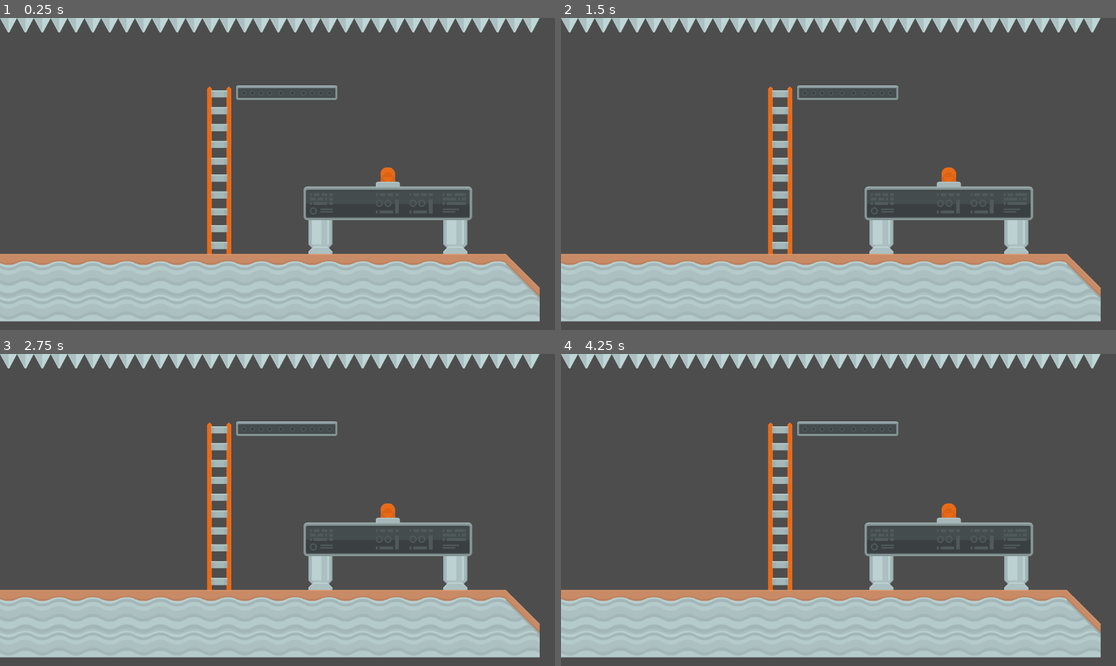
Above: before the commit, frames 1-4 (two rows, left to right).
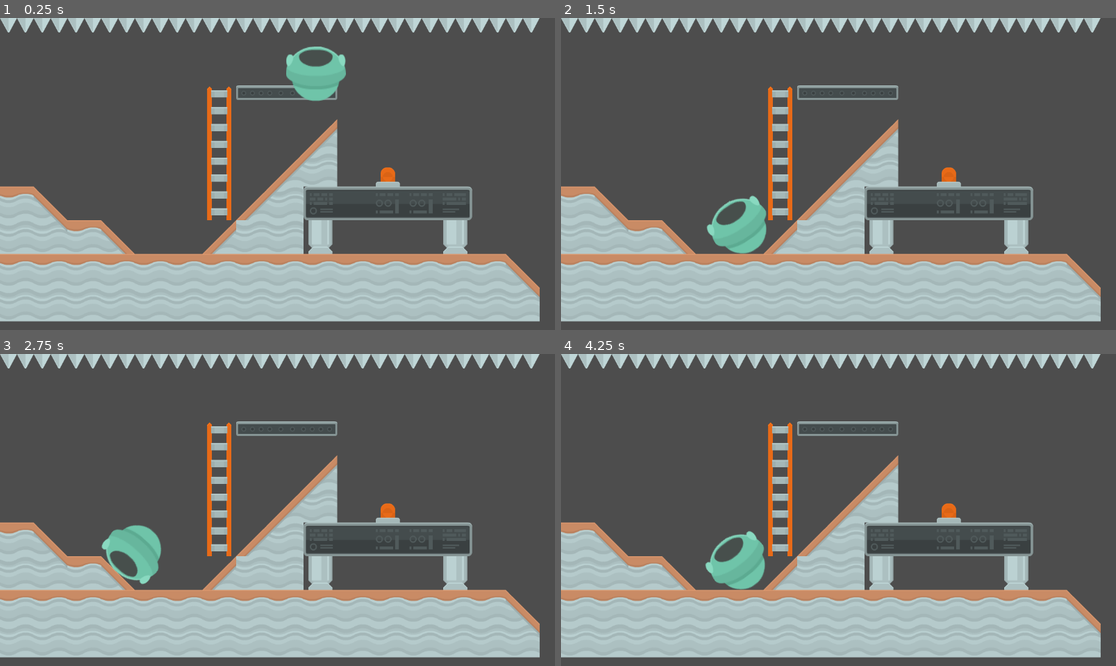
Above: after the commit, the same moments.

Repository: Ruteski/industrial-platformer
Game: Godot game, scene res://world.tscn
The game is run twice, just before and just after one commit, with the same random seed, the same clock (stepped at 60 frames per second) and the same inputs.
Inputs:
- Up to frame 1 (0.25 s): no input
- Up to frame 2 (1.5 s): no input
- Up to frame 3 (2.75 s): no input
- Up to frame 4 (4.25 s): no input

The runs differ from the first frame. In frame 1, 8.7% of the frame differs, in the area x 0-63%, y 9-76%; in frame 2, 8.7%, in the area x 0-61%, y 32-76%; in frame 3, 8.7%; in frame 4, 8.7%.

Commit message:
adicionando colisao ao tilemap

Diff:
--- a/tileset.tres
+++ b/tileset.tres
@@ -6,118 +6,379 @@
 texture = ExtResource("1_2y8wr")
 texture_region_size = Vector2i(70, 70)
 0:0/0 = 0
+0:0/0/physics_layer_0/linear_velocity = Vector2(0, 0)
+0:0/0/physics_layer_0/angular_velocity = 0.0
+0:0/0/physics_layer_0/polygon_0/points = PackedVector2Array(-35, -35, 35, -35, 35, 35, -35, 35)
 1:0/0 = 0
+1:0/0/physics_layer_0/linear_velocity = Vector2(0, 0)
+1:0/0/physics_layer_0/angular_velocity = 0.0
+1:0/0/physics_layer_0/polygon_0/points = PackedVector2Array(-35, -35, 35, -35, 35, 35, -35, 35)
 2:0/0 = 0
+2:0/0/physics_layer_0/linear_velocity = Vector2(0, 0)
+2:0/0/physics_layer_0/angular_velocity = 0.0
+2:0/0/physics_layer_0/polygon_0/points = PackedVector2Array(-35, -35, 35, -35, 35, 35, -35, 35)
 3:0/0 = 0
+3:0/0/physics_layer_0/linear_velocity = Vector2(0, 0)
+3:0/0/physics_layer_0/angular_velocity = 0.0
+3:0/0/physics_layer_0/polygon_0/points = PackedVector2Array(-35, -35, 35, -35, 35, 35, -35, 35)
 4:0/0 = 0
+4:0/0/physics_layer_0/linear_velocity = Vector2(0, 0)
+4:0/0/physics_layer_0/angular_velocity = 0.0
+4:0/0/physics_layer_0/polygon_0/points = PackedVector2Array(-35, -35, 35, -35, 35, 35, -35, 35)
 5:0/0 = 0
+5:0/0/physics_layer_0/linear_velocity = Vector2(0, 0)
+5:0/0/physics_layer_0/angular_velocity = 0.0
+5:0/0/physics_layer_0/polygon_0/points = PackedVector2Array(-35, -35, -35, 35, 35, 35)
 6:0/0 = 0
+6:0/0/physics_layer_0/linear_velocity = Vector2(0, 0)
+6:0/0/physics_layer_0/angular_velocity = 0.0
+6:0/0/physics_layer_0/polygon_0/points = PackedVector2Array(35, -35, 35, 35, -35, 35)
 7:0/0 = 0
+7:0/0/physics_layer_0/linear_velocity = Vector2(0, 0)
+7:0/0/physics_layer_0/angular_velocity = 0.0
+7:0/0/physics_layer_0/polygon_0/points = PackedVector2Array(-35, -1, -35, -27.5, -29, -35, 26.5, -35, 35, -29.5, 35, -2.5, 28.5, 4, -29.5, 4)
 8:0/0 = 0
+8:0/0/physics_layer_0/linear_velocity = Vector2(0, 0)
+8:0/0/physics_layer_0/angular_velocity = 0.0
+8:0/0/physics_layer_0/polygon_0/points = PackedVector2Array(-35, -1, -35, -27.5, -29, -35, 26.5, -35, 35, -29.5, 35, -2.5, 28.5, 4, -29.5, 4)
 9:0/0 = 0
+9:0/0/physics_layer_0/linear_velocity = Vector2(0, 0)
+9:0/0/physics_layer_0/angular_velocity = 0.0
 10:0/0 = 0
+10:0/0/physics_layer_0/linear_velocity = Vector2(0, 0)
+10:0/0/physics_layer_0/angular_velocity = 0.0
 11:0/0 = 0
+11:0/0/physics_layer_0/linear_velocity = Vector2(0, 0)
+11:0/0/physics_layer_0/angular_velocity = 0.0
 12:0/0 = 0
+12:0/0/physics_layer_0/linear_velocity = Vector2(0, 0)
+12:0/0/physics_layer_0/angular_velocity = 0.0
 13:0/0 = 0
+13:0/0/physics_layer_0/linear_velocity = Vector2(0, 0)
+13:0/0/physics_layer_0/angular_velocity = 0.0
 0:1/0 = 0
+0:1/0/physics_layer_0/linear_velocity = Vector2(0, 0)
+0:1/0/physics_layer_0/angular_velocity = 0.0
+0:1/0/physics_layer_0/polygon_0/points = PackedVector2Array(35, -35, 35, 35, -35, -11.5, -35, -29.5, -27, -35)
 1:1/0 = 0
+1:1/0/physics_layer_0/linear_velocity = Vector2(0, 0)
+1:1/0/physics_layer_0/angular_velocity = 0.0
+1:1/0/physics_layer_0/polygon_0/points = PackedVector2Array(-35, -35, -35, 35, 35, -12, 35, -29, 26.5, -35)
 2:1/0 = 0
+2:1/0/physics_layer_0/linear_velocity = Vector2(0, 0)
+2:1/0/physics_layer_0/angular_velocity = 0.0
+2:1/0/physics_layer_0/polygon_0/points = PackedVector2Array(-35, -35, 35, -35, 35, 35, 13.5, 30.5, -2, 27.5, -19.5, 20.5, -29, 6, -35, -8)
 3:1/0 = 0
+3:1/0/physics_layer_0/linear_velocity = Vector2(0, 0)
+3:1/0/physics_layer_0/angular_velocity = 0.0
+3:1/0/physics_layer_0/polygon_0/points = PackedVector2Array(-35, -35, 35, -35, 35, -12, 30.5, 5, 24.5, 14.5, 11.5, 25.5, -13, 31, -35, 35)
 4:1/0 = 0
+4:1/0/physics_layer_0/linear_velocity = Vector2(0, 0)
+4:1/0/physics_layer_0/angular_velocity = 0.0
+4:1/0/physics_layer_0/polygon_0/points = PackedVector2Array(-35, -35, 35, -35, 35, 35, -35, 35)
 5:1/0 = 0
+5:1/0/physics_layer_0/linear_velocity = Vector2(0, 0)
+5:1/0/physics_layer_0/angular_velocity = 0.0
+5:1/0/physics_layer_0/polygon_0/points = PackedVector2Array(-35, -35, 35, -35, 35, 35, -35, 35)
 6:1/0 = 0
+6:1/0/physics_layer_0/linear_velocity = Vector2(0, 0)
+6:1/0/physics_layer_0/angular_velocity = 0.0
+6:1/0/physics_layer_0/polygon_0/points = PackedVector2Array(-35, -35, 35, -35, 35, 35, -35, 35)
 7:1/0 = 0
+7:1/0/physics_layer_0/linear_velocity = Vector2(0, 0)
+7:1/0/physics_layer_0/angular_velocity = 0.0
+7:1/0/physics_layer_0/polygon_0/points = PackedVector2Array(-35, -1, -35, -27.5, -29, -35, 26.5, -35, 35, -29.5, 35, -2.5, 28.5, 4, -29.5, 4)
 8:1/0 = 0
+8:1/0/physics_layer_0/linear_velocity = Vector2(0, 0)
+8:1/0/physics_layer_0/angular_velocity = 0.0
+8:1/0/physics_layer_0/polygon_0/points = PackedVector2Array(-35, -1, -35, -27.5, -29, -35, 26.5, -35, 35, -29.5, 35, -2.5, 28.5, 4, -29.5, 4)
 9:1/0 = 0
+9:1/0/physics_layer_0/linear_velocity = Vector2(0, 0)
+9:1/0/physics_layer_0/angular_velocity = 0.0
 10:1/0 = 0
+10:1/0/physics_layer_0/linear_velocity = Vector2(0, 0)
+10:1/0/physics_layer_0/angular_velocity = 0.0
 11:1/0 = 0
+11:1/0/physics_layer_0/linear_velocity = Vector2(0, 0)
+11:1/0/physics_layer_0/angular_velocity = 0.0
 12:1/0 = 0
+12:1/0/physics_layer_0/linear_velocity = Vector2(0, 0)
+12:1/0/physics_layer_0/angular_velocity = 0.0
 13:1/0 = 0
+13:1/0/physics_layer_0/linear_velocity = Vector2(0, 0)
+13:1/0/physics_layer_0/angular_velocity = 0.0
 0:2/0 = 0
+0:2/0/physics_layer_0/linear_velocity = Vector2(0, 0)
+0:2/0/physics_layer_0/angular_velocity = 0.0
+0:2/0/physics_layer_0/polygon_0/points = PackedVector2Array(-35, -24.5, -25.75, -35, 26.25, -35, 35, -26, 35, 24, 27.75, 35, -27.25, 35, -35, 23.5)
 1:2/0 = 0
+1:2/0/physics_layer_0/linear_velocity = Vector2(0, 0)
+1:2/0/physics_layer_0/angular_velocity = 0.0
+1:2/0/physics_layer_0/polygon_0/points = PackedVector2Array(-35, -24.5, -25.75, -35, 26.25, -35, 35, -26, 35, 24, 27.75, 35, -27.25, 35, -35, 23.5)
 2:2/0 = 0
+2:2/0/physics_layer_0/linear_velocity = Vector2(0, 0)
+2:2/0/physics_layer_0/angular_velocity = 0.0
 3:2/0 = 0
+3:2/0/physics_layer_0/linear_velocity = Vector2(0, 0)
+3:2/0/physics_layer_0/angular_velocity = 0.0
 4:2/0 = 0
+4:2/0/physics_layer_0/linear_velocity = Vector2(0, 0)
+4:2/0/physics_layer_0/angular_velocity = 0.0
 5:2/0 = 0
+5:2/0/physics_layer_0/linear_velocity = Vector2(0, 0)
+5:2/0/physics_layer_0/angular_velocity = 0.0
 6:2/0 = 0
+6:2/0/physics_layer_0/linear_velocity = Vector2(0, 0)
+6:2/0/physics_layer_0/angular_velocity = 0.0
 7:2/0 = 0
+7:2/0/physics_layer_0/linear_velocity = Vector2(0, 0)
+7:2/0/physics_layer_0/angular_velocity = 0.0
 8:2/0 = 0
+8:2/0/physics_layer_0/linear_velocity = Vector2(0, 0)
+8:2/0/physics_layer_0/angular_velocity = 0.0
 9:2/0 = 0
+9:2/0/physics_layer_0/linear_velocity = Vector2(0, 0)
+9:2/0/physics_layer_0/angular_velocity = 0.0
+9:2/0/physics_layer_0/polygon_0/points = PackedVector2Array(-35, -35, -17, -2, -0.5, -35, 18, -2.5, 35, -35)
 10:2/0 = 0
+10:2/0/physics_layer_0/linear_velocity = Vector2(0, 0)
+10:2/0/physics_layer_0/angular_velocity = 0.0
 11:2/0 = 0
+11:2/0/physics_layer_0/linear_velocity = Vector2(0, 0)
+11:2/0/physics_layer_0/angular_velocity = 0.0
 12:2/0 = 0
+12:2/0/physics_layer_0/linear_velocity = Vector2(0, 0)
+12:2/0/physics_layer_0/angular_velocity = 0.0
 13:2/0 = 0
+13:2/0/physics_layer_0/linear_velocity = Vector2(0, 0)
+13:2/0/physics_layer_0/angular_velocity = 0.0
 0:3/0 = 0
+0:3/0/physics_layer_0/linear_velocity = Vector2(0, 0)
+0:3/0/physics_layer_0/angular_velocity = 0.0
+0:3/0/physics_layer_0/polygon_0/points = PackedVector2Array(-35, -24.5, -25.75, -35, 26.25, -35, 35, -26, 35, 24, 27.75, 35, -27.25, 35, -35, 23.5)
 1:3/0 = 0
+1:3/0/physics_layer_0/linear_velocity = Vector2(0, 0)
+1:3/0/physics_layer_0/angular_velocity = 0.0
+1:3/0/physics_layer_0/polygon_0/points = PackedVector2Array(-35, -24.5, -25.75, -35, 26.25, -35, 35, -26, 35, 24, 27.75, 35, -27.25, 35, -35, 23.5)
 2:3/0 = 0
+2:3/0/physics_layer_0/linear_velocity = Vector2(0, 0)
+2:3/0/physics_layer_0/angular_velocity = 0.0
 3:3/0 = 0
+3:3/0/physics_layer_0/linear_velocity = Vector2(0, 0)
+3:3/0/physics_layer_0/angular_velocity = 0.0
 4:3/0 = 0
+4:3/0/physics_layer_0/linear_velocity = Vector2(0, 0)
+4:3/0/physics_layer_0/angular_velocity = 0.0
 5:3/0 = 0
+5:3/0/physics_layer_0/linear_velocity = Vector2(0, 0)
+5:3/0/physics_layer_0/angular_velocity = 0.0
 6:3/0 = 0
+6:3/0/physics_layer_0/linear_velocity = Vector2(0, 0)
+6:3/0/physics_layer_0/angular_velocity = 0.0
 7:3/0 = 0
+7:3/0/physics_layer_0/linear_velocity = Vector2(0, 0)
+7:3/0/physics_layer_0/angular_velocity = 0.0
 8:3/0 = 0
+8:3/0/physics_layer_0/linear_velocity = Vector2(0, 0)
+8:3/0/physics_layer_0/angular_velocity = 0.0
 9:3/0 = 0
+9:3/0/physics_layer_0/linear_velocity = Vector2(0, 0)
+9:3/0/physics_layer_0/angular_velocity = 0.0
+9:3/0/physics_layer_0/polygon_0/points = PackedVector2Array(-35, 35, -17.5, 2, -1, 35, 17, 2.5, 35, 35)
 10:3/0 = 0
+10:3/0/physics_layer_0/linear_velocity = Vector2(0, 0)
+10:3/0/physics_layer_0/angular_velocity = 0.0
 11:3/0 = 0
+11:3/0/physics_layer_0/linear_velocity = Vector2(0, 0)
+11:3/0/physics_layer_0/angular_velocity = 0.0
 12:3/0 = 0
+12:3/0/physics_layer_0/linear_velocity = Vector2(0, 0)
+12:3/0/physics_layer_0/angular_velocity = 0.0
 13:3/0 = 0
+13:3/0/physics_layer_0/linear_velocity = Vector2(0, 0)
+13:3/0/physics_layer_0/angular_velocity = 0.0
 0:4/0 = 0
+0:4/0/physics_layer_0/linear_velocity = Vector2(0, 0)
+0:4/0/physics_layer_0/angular_velocity = 0.0
+0:4/0/physics_layer_0/polygon_0/points = PackedVector2Array(-35, -26, -26.25, -35, 25.25, -35, 35, -25.5, 35, 25.25, 25.25, 35, -25.5, 35, -35, 24.75)
 1:4/0 = 0
+1:4/0/physics_layer_0/linear_velocity = Vector2(0, 0)
+1:4/0/physics_layer_0/angular_velocity = 0.0
+1:4/0/physics_layer_0/polygon_0/points = PackedVector2Array(-35, -24.5, -25.75, -35, 26.25, -35, 35, -26, 35, 24, 27.75, 35, -27.25, 35, -35, 23.5)
 2:4/0 = 0
+2:4/0/physics_layer_0/linear_velocity = Vector2(0, 0)
+2:4/0/physics_layer_0/angular_velocity = 0.0
 3:4/0 = 0
+3:4/0/physics_layer_0/linear_velocity = Vector2(0, 0)
+3:4/0/physics_layer_0/angular_velocity = 0.0
 4:4/0 = 0
+4:4/0/physics_layer_0/linear_velocity = Vector2(0, 0)
+4:4/0/physics_layer_0/angular_velocity = 0.0
 5:4/0 = 0
+5:4/0/physics_layer_0/linear_velocity = Vector2(0, 0)
+5:4/0/physics_layer_0/angular_velocity = 0.0
 6:4/0 = 0
+6:4/0/physics_layer_0/linear_velocity = Vector2(0, 0)
+6:4/0/physics_layer_0/angular_velocity = 0.0
 7:4/0 = 0
+7:4/0/physics_layer_0/linear_velocity = Vector2(0, 0)
+7:4/0/physics_layer_0/angular_velocity = 0.0
 8:4/0 = 0
+8:4/0/physics_layer_0/linear_velocity = Vector2(0, 0)
+8:4/0/physics_layer_0/angular_velocity = 0.0
 9:4/0 = 0
+9:4/0/physics_layer_0/linear_velocity = Vector2(0, 0)
+9:4/0/physics_layer_0/angular_velocity = 0.0
 10:4/0 = 0
+10:4/0/physics_layer_0/linear_velocity = Vector2(0, 0)
+10:4/0/physics_layer_0/angular_velocity = 0.0
 11:4/0 = 0
+11:4/0/physics_layer_0/linear_velocity = Vector2(0, 0)
+11:4/0/physics_layer_0/angular_velocity = 0.0
 12:4/0 = 0
+12:4/0/physics_layer_0/linear_velocity = Vector2(0, 0)
+12:4/0/physics_layer_0/angular_velocity = 0.0
 13:4/0 = 0
+13:4/0/physics_layer_0/linear_velocity = Vector2(0, 0)
+13:4/0/physics_layer_0/angular_velocity = 0.0
 0:5/0 = 0
+0:5/0/physics_layer_0/linear_velocity = Vector2(0, 0)
+0:5/0/physics_layer_0/angular_velocity = 0.0
+0:5/0/physics_layer_0/polygon_0/points = PackedVector2Array(-35, -24.5, -25.75, -35, 26.25, -35, 35, -26, 35, 24, 27.75, 35, -27.25, 35, -35, 23.5)
 1:5/0 = 0
+1:5/0/physics_layer_0/linear_velocity = Vector2(0, 0)
+1:5/0/physics_layer_0/angular_velocity = 0.0
+1:5/0/physics_layer_0/polygon_0/points = PackedVector2Array(-35, -24.5, -25.75, -35, 26.25, -35, 35, -26, 35, 24, 27.75, 35, -27.25, 35, -35, 23.5)
 2:5/0 = 0
+2:5/0/physics_layer_0/linear_velocity = Vector2(0, 0)
+2:5/0/physics_layer_0/angular_velocity = 0.0
 3:5/0 = 0
+3:5/0/physics_layer_0/linear_velocity = Vector2(0, 0)
+3:5/0/physics_layer_0/angular_velocity = 0.0
 4:5/0 = 0
+4:5/0/physics_layer_0/linear_velocity = Vector2(0, 0)
+4:5/0/physics_layer_0/angular_velocity = 0.0
 5:5/0 = 0
+5:5/0/physics_layer_0/linear_velocity = Vector2(0, 0)
+5:5/0/physics_layer_0/angular_velocity = 0.0
 6:5/0 = 0
+6:5/0/physics_layer_0/linear_velocity = Vector2(0, 0)
+6:5/0/physics_layer_0/angular_velocity = 0.0
 7:5/0 = 0
+7:5/0/physics_layer_0/linear_velocity = Vector2(0, 0)
+7:5/0/physics_layer_0/angular_velocity = 0.0
 8:5/0 = 0
+8:5/0/physics_layer_0/linear_velocity = Vector2(0, 0)
+8:5/0/physics_layer_0/angular_velocity = 0.0
 9:5/0 = 0
+9:5/0/physics_layer_0/linear_velocity = Vector2(0, 0)
+9:5/0/physics_layer_0/angular_velocity = 0.0
 10:5/0 = 0
+10:5/0/physics_layer_0/linear_velocity = Vector2(0, 0)
+10:5/0/physics_layer_0/angular_velocity = 0.0
 11:5/0 = 0
+11:5/0/physics_layer_0/linear_velocity = Vector2(0, 0)
+11:5/0/physics_layer_0/angular_velocity = 0.0
 12:5/0 = 0
+12:5/0/physics_layer_0/linear_velocity = Vector2(0, 0)
+12:5/0/physics_layer_0/angular_velocity = 0.0
 13:5/0 = 0
+13:5/0/physics_layer_0/linear_velocity = Vector2(0, 0)
+13:5/0/physics_layer_0/angular_velocity = 0.0
 0:6/0 = 0
+0:6/0/physics_layer_0/linear_velocity = Vector2(0, 0)
+0:6/0/physics_layer_0/angular_velocity = 0.0
 1:6/0 = 0
+1:6/0/physics_layer_0/linear_velocity = Vector2(0, 0)
+1:6/0/physics_layer_0/angular_velocity = 0.0
 2:6/0 = 0
+2:6/0/physics_layer_0/linear_velocity = Vector2(0, 0)
+2:6/0/physics_layer_0/angular_velocity = 0.0
 3:6/0 = 0
+3:6/0/physics_layer_0/linear_velocity = Vector2(0, 0)
+3:6/0/physics_layer_0/angular_velocity = 0.0
 4:6/0 = 0
+4:6/0/physics_layer_0/linear_velocity = Vector2(0, 0)
+4:6/0/physics_layer_0/angular_velocity = 0.0
 5:6/0 = 0
+5:6/0/physics_layer_0/linear_velocity = Vector2(0, 0)
+5:6/0/physics_layer_0/angular_velocity = 0.0
+5:6/0/physics_layer_0/polygon_0/points = PackedVector2Array(-24.5, -35, 25.5, -35, 25, 35, -24.5, 35)
 6:6/0 = 0
+6:6/0/physics_layer_0/linear_velocity = Vector2(0, 0)
+6:6/0/physics_layer_0/angular_velocity = 0.0
+6:6/0/physics_layer_0/polygon_0/points = PackedVector2Array(-35, -14.5, 35, -14.5, 35, 35, -35, 35)
 7:6/0 = 0
+7:6/0/physics_layer_0/linear_velocity = Vector2(0, 0)
+7:6/0/physics_layer_0/angular_velocity = 0.0
+7:6/0/physics_layer_0/polygon_0/points = PackedVector2Array(-25, -35, 24.5, -35, 25, 35, -25, 35)
 8:6/0 = 0
+8:6/0/physics_layer_0/linear_velocity = Vector2(0, 0)
+8:6/0/physics_layer_0/angular_velocity = 0.0
+8:6/0/physics_layer_0/polygon_0/points = PackedVector2Array(-35, -14.5, 35, -14.5, 35, 35, -35, 35)
 9:6/0 = 0
+9:6/0/physics_layer_0/linear_velocity = Vector2(0, 0)
+9:6/0/physics_layer_0/angular_velocity = 0.0
 10:6/0 = 0
+10:6/0/physics_layer_0/linear_velocity = Vector2(0, 0)
+10:6/0/physics_layer_0/angular_velocity = 0.0
 11:6/0 = 0
+11:6/0/physics_layer_0/linear_velocity = Vector2(0, 0)
+11:6/0/physics_layer_0/angular_velocity = 0.0
 12:6/0 = 0
+12:6/0/physics_layer_0/linear_velocity = Vector2(0, 0)
+12:6/0/physics_layer_0/angular_velocity = 0.0
 13:6/0 = 0
+13:6/0/physics_layer_0/linear_velocity = Vector2(0, 0)
+13:6/0/physics_layer_0/angular_velocity = 0.0
 0:7/0 = 0
+0:7/0/physics_layer_0/linear_velocity = Vector2(0, 0)
+0:7/0/physics_layer_0/angular_velocity = 0.0
 1:7/0 = 0
+1:7/0/physics_layer_0/linear_velocity = Vector2(0, 0)
+1:7/0/physics_layer_0/angular_velocity = 0.0
 2:7/0 = 0
+2:7/0/physics_layer_0/linear_velocity = Vector2(0, 0)
+2:7/0/physics_layer_0/angular_velocity = 0.0
 3:7/0 = 0
+3:7/0/physics_layer_0/linear_velocity = Vector2(0, 0)
+3:7/0/physics_layer_0/angular_velocity = 0.0
 4:7/0 = 0
+4:7/0/physics_layer_0/linear_velocity = Vector2(0, 0)
+4:7/0/physics_layer_0/angular_velocity = 0.0
 5:7/0 = 0
+5:7/0/physics_layer_0/linear_velocity = Vector2(0, 0)
+5:7/0/physics_layer_0/angular_velocity = 0.0
+5:7/0/physics_layer_0/polygon_0/points = PackedVector2Array(-24.5, -35, 24.5, -35, 25.5, 35, -24.5, 35)
 6:7/0 = 0
+6:7/0/physics_layer_0/linear_velocity = Vector2(0, 0)
+6:7/0/physics_layer_0/angular_velocity = 0.0
+6:7/0/physics_layer_0/polygon_0/points = PackedVector2Array(-35, -15.5, 35, -15, 35, 35, -35, 35)
 7:7/0 = 0
+7:7/0/physics_layer_0/linear_velocity = Vector2(0, 0)
+7:7/0/physics_layer_0/angular_velocity = 0.0
+7:7/0/physics_layer_0/polygon_0/points = PackedVector2Array(-25, -35, 24.5, -35, 25, 35, -25, 35)
 8:7/0 = 0
+8:7/0/physics_layer_0/linear_velocity = Vector2(0, 0)
+8:7/0/physics_layer_0/angular_velocity = 0.0
+8:7/0/physics_layer_0/polygon_0/points = PackedVector2Array(-35, -15.5, 35, -15, 35, 35, -35, 35)
 9:7/0 = 0
+9:7/0/physics_layer_0/linear_velocity = Vector2(0, 0)
+9:7/0/physics_layer_0/angular_velocity = 0.0
 10:7/0 = 0
+10:7/0/physics_layer_0/linear_velocity = Vector2(0, 0)
+10:7/0/physics_layer_0/angular_velocity = 0.0
 11:7/0 = 0
+11:7/0/physics_layer_0/linear_velocity = Vector2(0, 0)
+11:7/0/physics_layer_0/angular_velocity = 0.0
 12:7/0 = 0
+12:7/0/physics_layer_0/linear_velocity = Vector2(0, 0)
+12:7/0/physics_layer_0/angular_velocity = 0.0
 13:7/0 = 0
+13:7/0/physics_layer_0/linear_velocity = Vector2(0, 0)
+13:7/0/physics_layer_0/angular_velocity = 0.0
 
 [resource]
 tile_size = Vector2i(70, 70)
+physics_layer_0/collision_layer = 1
 sources/0 = SubResource("TileSetAtlasSource_cusvy")
--- a/world.tscn
+++ b/world.tscn
@@ -1,10 +1,25 @@
-[gd_scene load_steps=2 format=3 uid="uid://c71353en3tg6v"]
+[gd_scene load_steps=4 format=3 uid="uid://c71353en3tg6v"]
 
 [ext_resource type="TileSet" uid="uid://dr1i7q7h6phxb" path="res://tileset.tres" id="1_tvdum"]
+[ext_resource type="Texture2D" uid="uid://cpxdljo8mxjbd" path="res://addons/Alien UFO Pack/PNG/shipGreen.png" id="2_1itno"]
+
+[sub_resource type="CircleShape2D" id="CircleShape2D_fynd2"]
+radius = 56.52
 
 [node name="World" type="Node2D"]
 
 [node name="TileMap" type="TileMap" parent="."]
 tile_set = ExtResource("1_tvdum")
 format = 2
-layer_0/tile_data = PackedInt32Array(458752, 131072, 0, 4587 …(554 unchanged characters)…  262144, 0, 524303, 327680, 1, 393222, 327680, 3, 0, 589824, 2, 1, 589824, 2, 2, 589824, 2, 3, 589824, 2, 4, 589824, 2, 5, 589824, 2, 6, 589824, 2, 7, 589824, 2, 8, 589824, 2, 9, 589824, 2, 10, 589824, 2, 11, 589824, 2, 12, 589824, 2, 13, 589824, 2, 14, 589824, 2, 15, 589824, 2, 327686, 327680, 3, 262150, 327680, 3, 196614, 327680, 3, 131078, 327680, 2, 131079, 393216, 3, 131080, 458752, 3, 131081, 524288, 3, 327689, 131072, 5, 327690, 196608, 4, 327691, 196608, 5, 327692, 196608, 5, 327693, 262144, 5, 393225, 0, 7, 393229, 0, 7, 262155, 720896, 3)
+layer_0/tile_data = PackedInt32Array(458752, 131072, 0, 4587 …(554 unchanged characters)…  262144, 0, 524303, 327680, 1, 393222, 393216, 0, 0, 589824, 2, 1, 589824, 2, 2, 589824, 2, 3, 589824, 2, 4, 589824, 2, 5, 589824, 2, 6, 589824, 2, 7, 589824, 2, 8, 589824, 2, 9, 589824, 2, 10, 589824, 2, 11, 589824, 2, 12, 589824, 2, 13, 589824, 2, 14, 589824, 2, 15, 589824, 2, 327686, 327680, 3, 262150, 327680, 3, 196614, 327680, 3, 131078, 327680, 2, 131079, 393216, 3, 131080, 458752, 3, 131081, 524288, 3, 327689, 131072, 5, 327690, 196608, 4, 327691, 196608, 5, 327692, 196608, 5, 327693, 262144, 5, 393225, 0, 7, 393229, 0, 7, 262155, 720896, 3, 327687, 393216, 0, 262152, 393216, 0, 196617, 393216, 0, 393217, 327680, 1, 393218, 131072, 0, 393219, 327680, 0, 393223, 262144, 0, 393224, 262144, 0, 327688, 393216, 1, 262153, 393216, 1, 327681, 327680, 0, 393216, 262144, 0, 327680, 131072, 0)
+
+[node name="RigidBody2D" type="RigidBody2D" parent="."]
+position = Vector2(655, 52)
+mass = 5.56
+
+[node name="CollisionShape2D" type="CollisionShape2D" parent="RigidBody2D"]
+shape = SubResource("CircleShape2D_fynd2")
+
+[node name="ShipGreen" type="Sprite2D" parent="RigidBody2D"]
+scale = Vector2(1, 1.68)
+texture = ExtResource("2_1itno")
